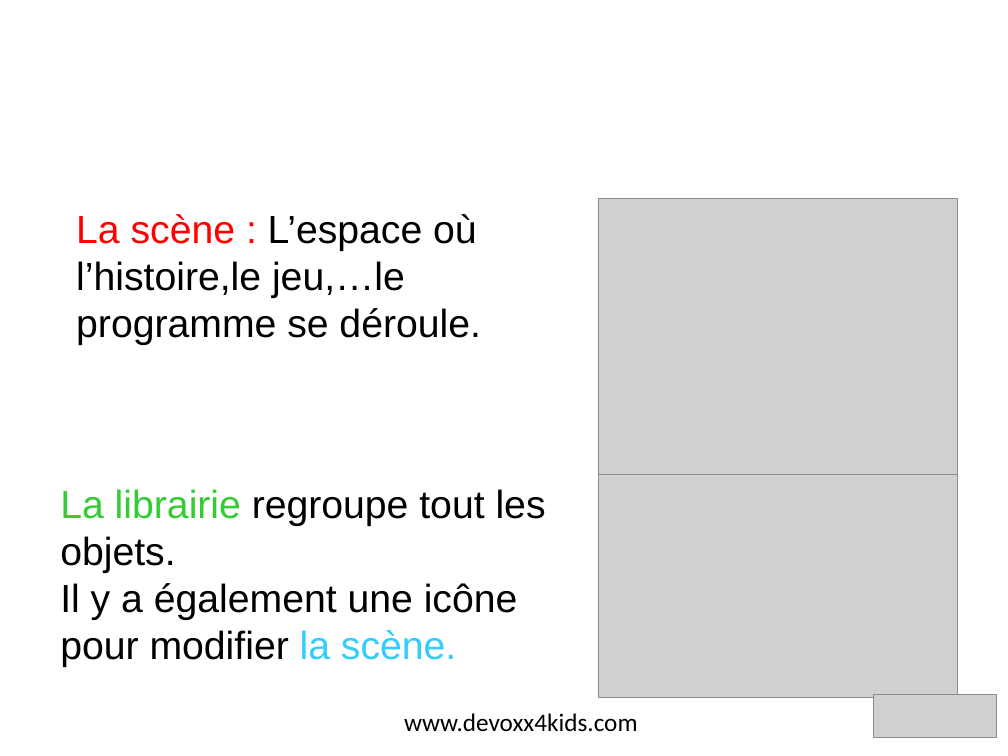
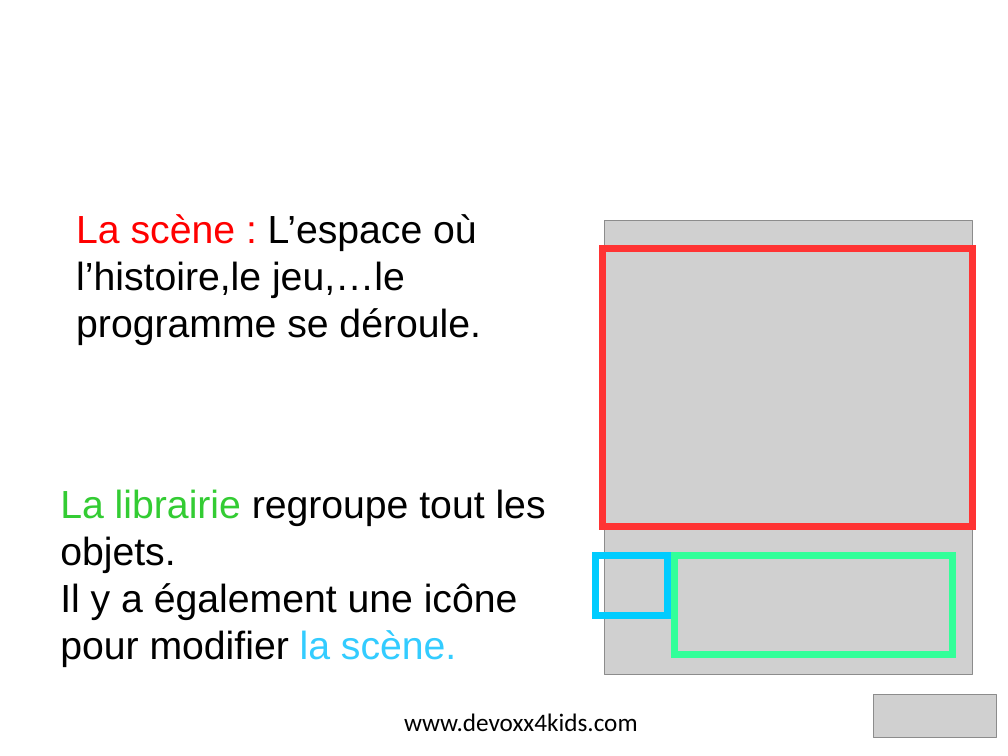
Before and after one commit to devoxx4kids/materials, a slide deck: slide 6 of workshops/scratch/fr/D4K-BE-2013-Scratch-Intro-FR.odp. Drawn at 1008x756 pixels with LibreOffice and Linux fonts; fonts in the diff are those of the drawing; grey boxes stand for pictures; background and template pictures are left out. Boxes give left, top, right and bottom in pixels: in the first picture for what was removed or moved away, otherwise in the second. Text is boxed around its words. In the diff, an @@ line names an element or a change of style, - is before the commit and + after.

Commit message:
Update Scratch intro with Scratch 2.0 screenshots [FR]
The UI changed a bit, so I've updated the screenshots

```diff
--- a/workshops/scratch/fr/D4K-BE-2013-Scratch-Intro-FR.odp
+++ b/workshops/scratch/fr/D4K-BE-2013-Scratch-Intro-FR.odp
@@ picture: place and size @@
-picture at [599, 199, 958, 474]
+picture at [604, 221, 972, 674]
@@ rectangle added at [603, 249, 973, 527], outline #FF3333 4.99 pt @@
@@ picture removed at [599, 475, 958, 699] @@
@@ rectangle added at [596, 555, 667, 615], outline #00CCFF 4.99 pt @@
@@ rectangle added at [674, 555, 953, 654], outline #33FF99 4.99 pt @@
```
Also in this commit, not shown: 8 other slides changed.
